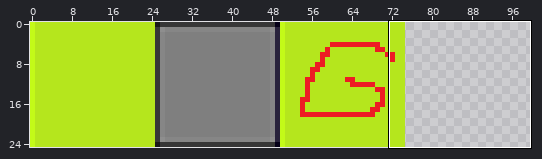
File history of a sprite sheet, www/img/tileset.png. The first picture is a wide view before the edit; the outline marks the close-up.
Close-up. Before:
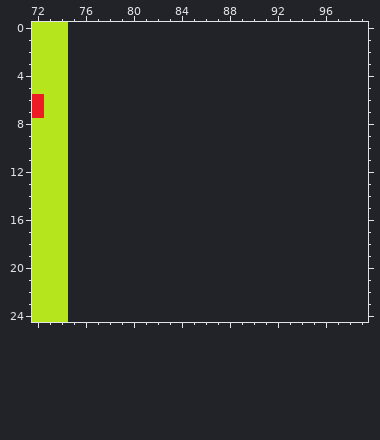
The file is 75x25 pixels. Colours within 5 levels of each other are drawn and written as one. Shown: x 72..99, y 0..24. The old version is drawn lined up with the new one, on the new canvas.
The result:
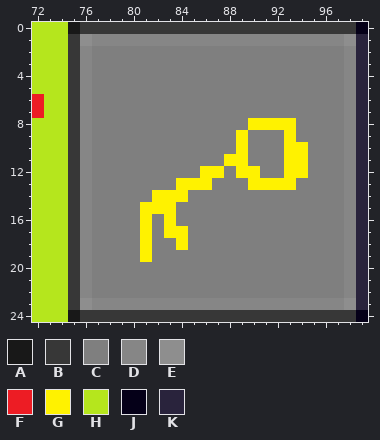
Palette (. is transparent): A #181818  B #373737  C #7f7f7f  D #868686  E #8e8e8e  F #ed1c24  G #fff200  H #b5e61d  J #050018  K #29233c
Diff:
canvas 75x25 -> 100x25
The edit adds colour A in row 0 at x 75; in row 24 at x 75.
The edit adds colour B in row 0 at x 76 to 98; in rows 1 to 23 at x 75; in row 24 at x 76 to 98.
The edit adds colour C in rows 2 to 7 at x 77 to 97; in row 8 at x 77 to 89 and 94 to 97; in row 9 at x 77 to 88, 90 to 92 and 94 to 97; in row 10 at x 77 to 88, 90 to 92 and 95 to 97; in row 11 at x 77 to 87, 90 to 92 and 95 to 97; in row 12 at x 77 to 85, 88, 91 to 92 and 95 to 97.
The edit adds colour C in row 13 at x 77 to 83, 87 to 89 and 94 to 97; in row 14 at x 77 to 81 and 85 to 97; in row 15 at x 77 to 80 and 84 to 97; in row 16 at x 77 to 80, 82 and 84 to 97; in row 17 at x 77 to 80, 82 and 85 to 97; in row 18 at x 77 to 80, 82 to 83 and 85 to 97.
The edit adds colour C in row 19 at x 77 to 80 and 82 to 97; in rows 20 to 22 at x 77 to 97.
The edit adds colour D in row 1 at x 77 to 97; in rows 2 to 22 at x 76 and 98; in row 23 at x 77 to 97.
The edit adds colour E in row 1 at x 76 and 98; in row 23 at x 76 and 98.
The edit adds colour G in row 8 at x 90 to 93; in row 9 at x 89 and 93; in row 10 at x 89 and 93 to 94; in row 11 at x 88 to 89 and 93 to 94; in row 12 at x 86 to 87, 89 to 90 and 93 to 94; in row 13 at x 84 to 86 and 90 to 93.
The edit adds colour G in row 14 at x 82 to 84; in row 15 at x 81 to 83; in row 16 at x 81 and 83; in row 17 at x 81 and 83 to 84; in row 18 at x 81 and 84; in row 19 at x 81.
The edit adds colour J in row 0 at x 99; in row 24 at x 99.
The edit adds colour K in rows 1 to 23 at x 99.
Where, in picture pixels (left, top, right, bottom), the same in both close-ups:
added: (68, 22, 368, 322)
